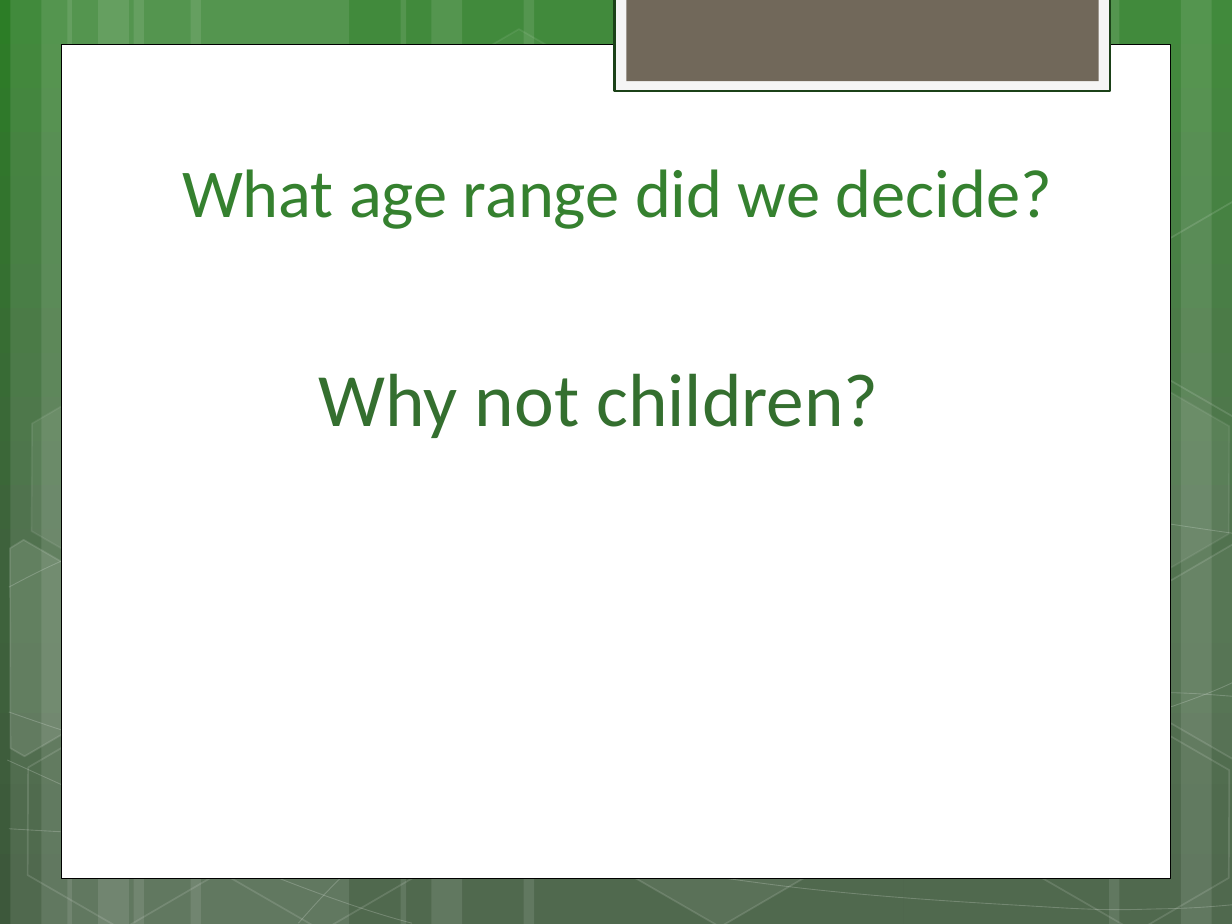
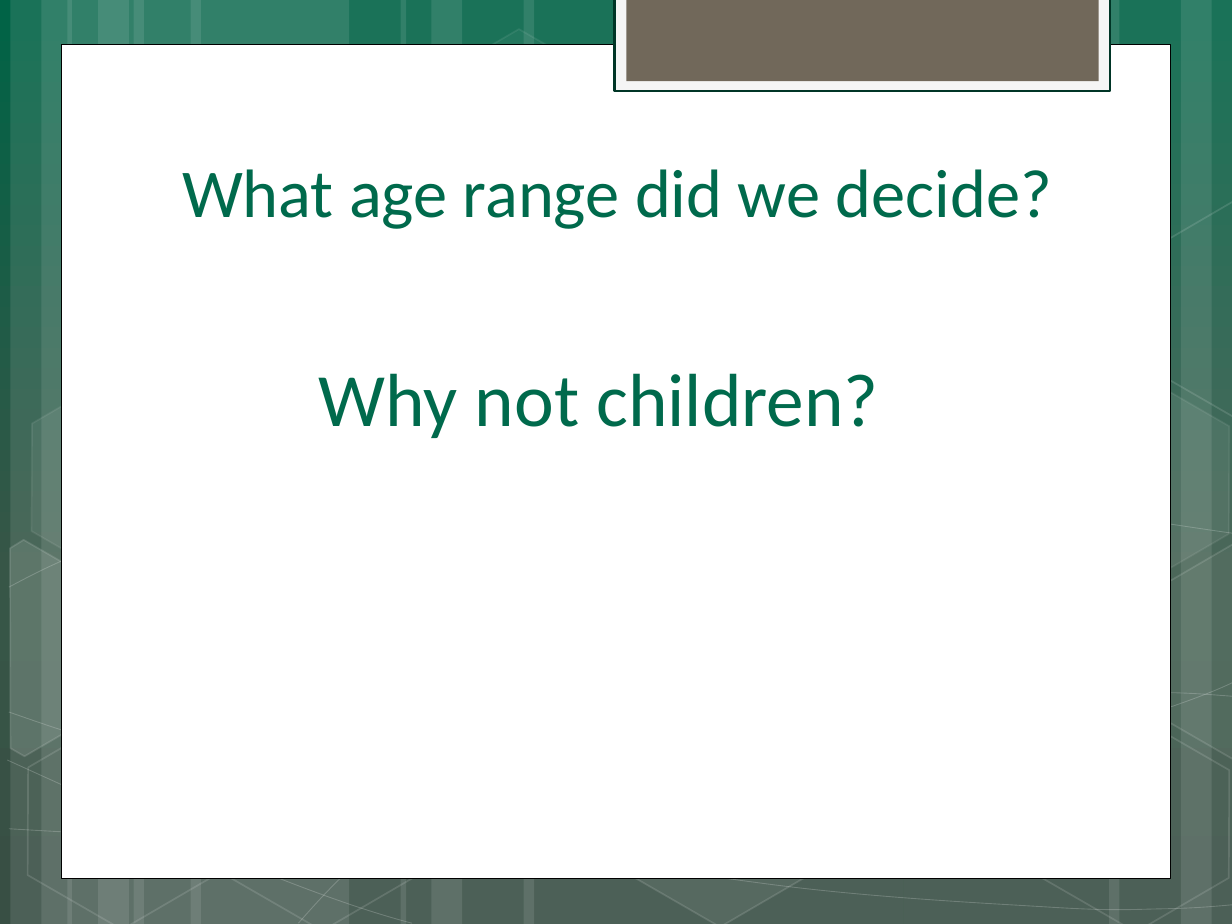
Before and after one commit to d-baranowski/Team-2, a slide deck: slide 5 of Powerpoint for Dragons Den/Dragons Den Presentation.pptx. Drawn at 1232x924 pixels with LibreOffice and Linux fonts; fonts in the diff are those of the drawing. Boxes give left, top, right and bottom in pixels: in the first picture for what was removed or moved away, otherwise in the second. Text is boxed around its words. In the diff, an @@ line names an element or a change of style, - is before the commit and + after.

```diff
--- a/Powerpoint for Dragons Den/Dragons Den Presentation.pptx
+++ b/Powerpoint for Dragons Den/Dragons Den Presentation.pptx
@@ background gradient #2D7E27 to #3E623D to #3D593C to gradient #006347 to #375648 to #385044 @@
@@ rectangle at bbox=[615, 0, 1110, 91]: outline #1B4018 1.25 pt to #003526 1.25 pt @@
@@ title "What age range did we ..." at bbox=[182, 169, 1052, 229]: text colour #35812F to #006A4C @@
@@ text "Why not children?" at bbox=[319, 373, 878, 438]: text colour #346F2F to #006A4C @@
```
Also in this commit, not shown: 6 other slides changed, 1 slide added, 1 slide removed.
